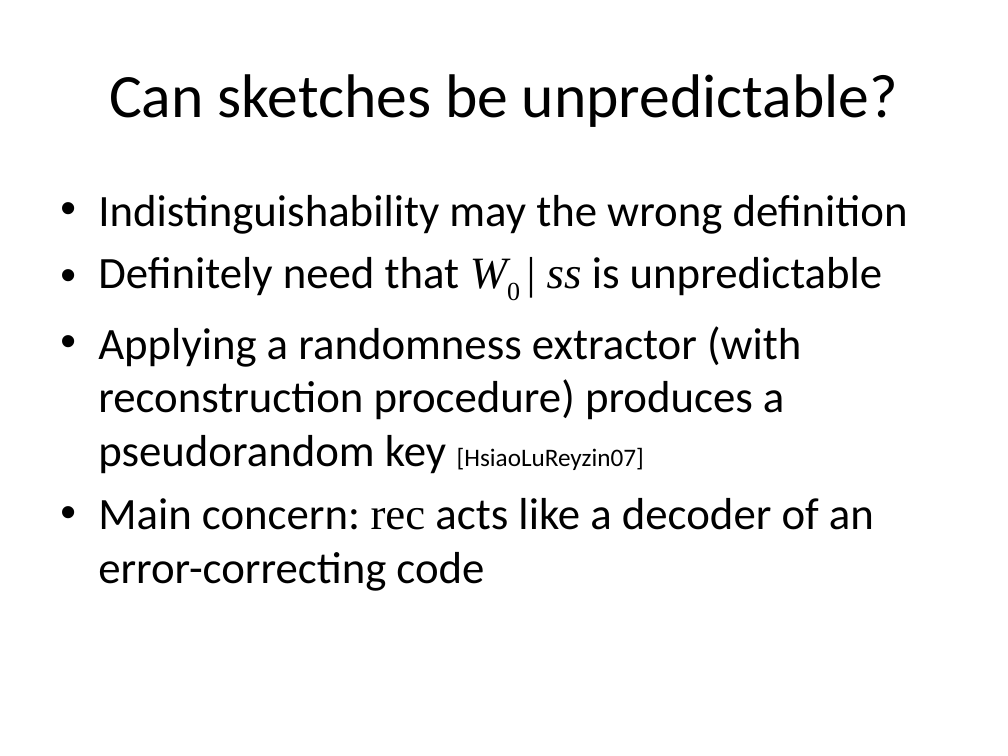
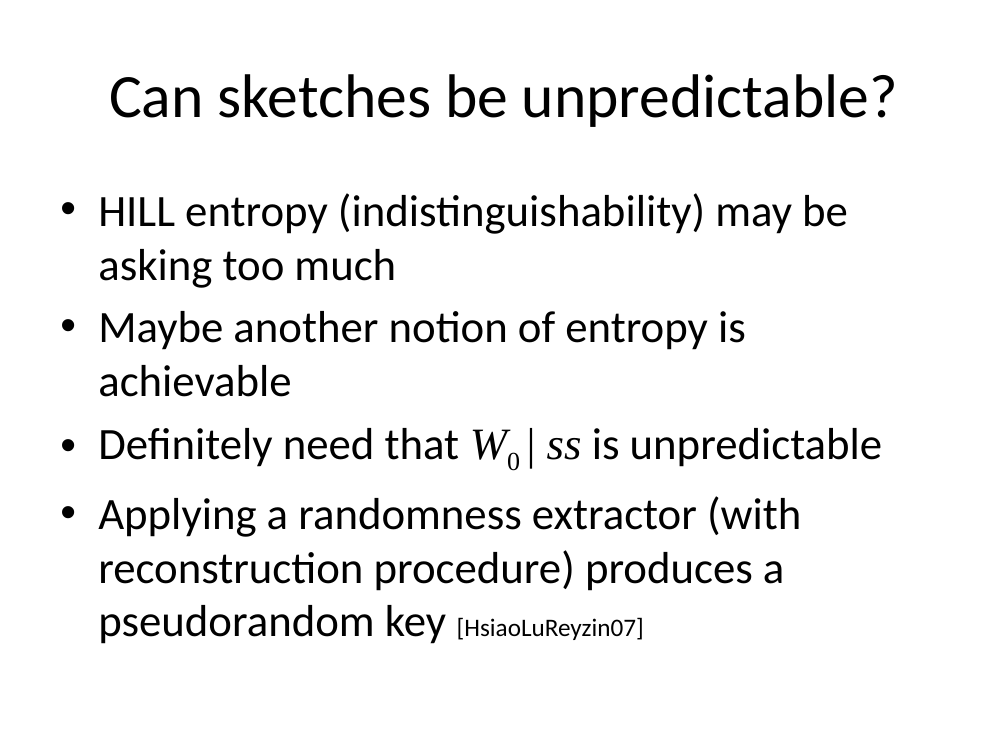
Before and after one commit to xianruimeng/comp-fuzzy-ext, a slide deck: slide 20 of ComputationalFuzzyExtractors.pptx (slide 21 before the commit). Drawn at 1008x756 pixels with LibreOffice and Linux fonts; fonts in the diff are those of the drawing. Boxes give left, top, right and bottom in pixels: in the first picture for what was removed or moved away, otherwise in the second. Text is boxed around its words. In the diff, an @@ line names an element or a change of style, - is before the commit and + after.

Commit message:
Switched HILL imp to relaxed HILL

```diff
--- a/ComputationalFuzzyExtractors.pptx
+++ b/ComputationalFuzzyExtractors.pptx
@@ text at (98, 193, 848, 397): text changed @@
-• Indistinguishability may the wrong definition
+• HILL entropy (indistinguishability) may be asking too much
+• Maybe another notion of entropy is achievable
@@ text at (98, 498, 874, 591): paragraph removed @@
-• Main concern: rec acts like a decoder of an error-correcting code
```
Also in this commit, not shown: 33 other slides changed, 4 slides added, 2 slides removed, 1 other file.
